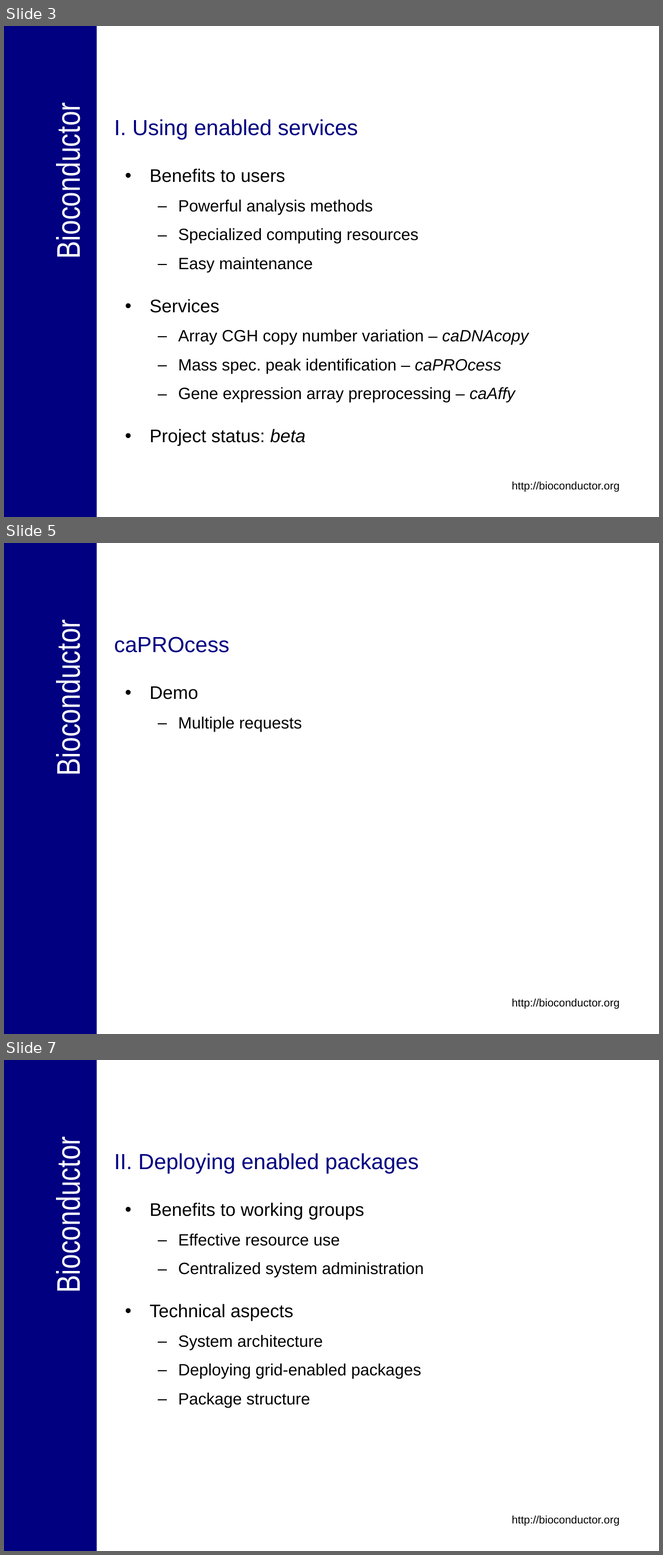
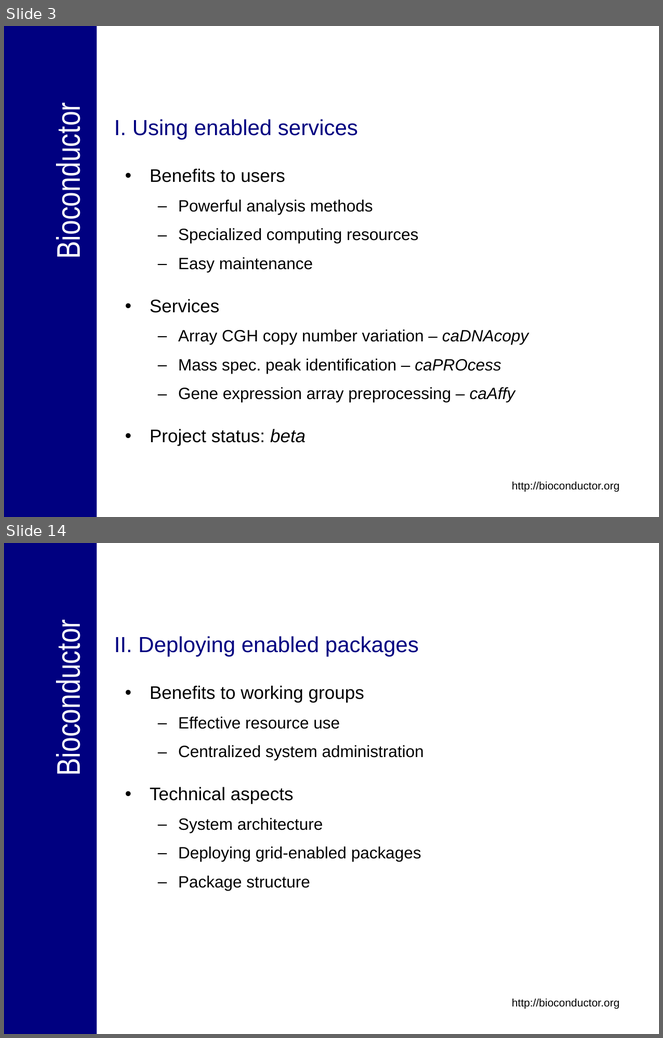
Before and after one commit to NCIP/bioconductor_v1, a slide deck: trunk/bioconductor/Presentations/caBIG_Annual_Meeting_2007_Tech_Demo.ppt. Shown one above the other, each under a label of ours: slides 3, 5 and 7 before the commit, slides 3 and 14 after it; the slides between them are not shown. The pictures are 663x1555 and 663x1038 pixels, drawn with LibreOffice and Linux fonts; fonts in the diff are those of the drawing; background and template pictures are left out. Boxes give left, top, right and bottom in pixels: in the first picture for what was removed or moved away, otherwise in the second. Text is boxed around its words. In the diff, an @@ line names an element or a change of style, - is before the commit and + after.

```diff
--- a/trunk/bioconductor/Presentations/caBIG_Annual_Meeting_2007_Tech_Demo.ppt
+++ b/trunk/bioconductor/Presentations/caBIG_Annual_Meeting_2007_Tech_Demo.ppt
@@ slide 5 removed at bbox=[4, 543, 659, 1034], background #FFFFFF; not listed: 3 template elements that a slide beside it also shows @@
@@ title removed at bbox=[114, 637, 230, 653] @@
-caPROcess
@@ text removed at bbox=[150, 687, 302, 732] @@
-• Demo
-  – Multiple requests
@@ what was slide 7 is now slide 14 @@
```
Also in this commit, not shown: 1 slide changed, 10 slides added, 2 other slides removed.
